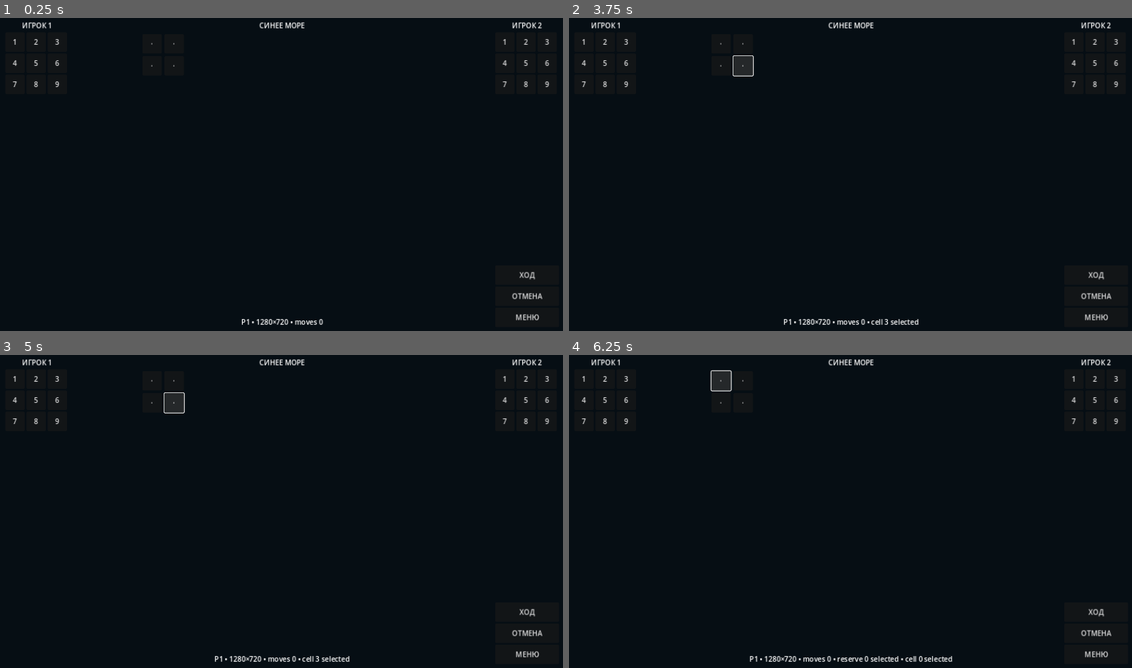
Above: before the commit, frames 1-4 (two rows, left to right).
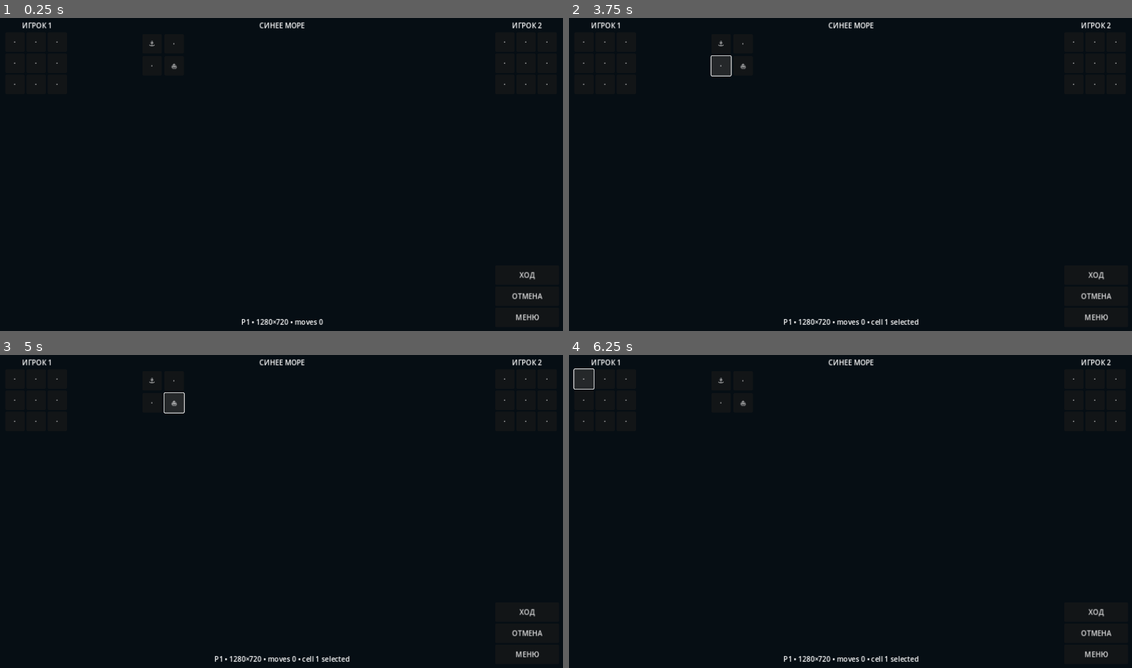
Above: after the commit, the same moments.

Repository: namelessdhamma/namelessdhamma.github.io
Game: Godot game, scene res://main.tscn
Same seed, same stepped clock (60 frames per second), same inputs: the game is played once before the commit and once after it.
Inputs (mouse positions are in pixels of both pictures, inside the frame that each line leads up to):
- Up to frame 1 (0.25 s): no input
- Up to frame 2 (3.75 s): click "·" at 0.5 s; click "·" (after the commit: "⚓") at 1.25 s; click "·" at 2 s; click "·" at 2.75 s; click "·" at 3.5 s
- Up to frame 3 (5 s): click "·" (after the commit: "⛵") at 4.25 s
- Up to frame 4 (6.25 s): click (585, 380) at 5 s, where only the run before the commit has a clickable "1"; click "·" at 5.75 s

The runs differ from the first frame. In frame 1, 0.2% of the frame differs, in the area x 2-98%, y 6-23%; in frame 2, 0.3%; in frame 3, 0.2%; in frame 4, 0.7%, in the area x 0-98%, y 4-99%.
Error after the commit: Invalid access to property or key 'pressed' on a base object of type 'null instance'. (res://scripts/main.gd:16)

Commit message:
Blue Sea: expand bootstrap gameplay board to canonical 3x3

Diff:
--- a/sinee-more-godot/scripts/main.gd
+++ b/sinee-more-godot/scripts/main.gd
@@ -1,11 +1,11 @@
 extends Control
 
-const CELL_NAMES: Array[String] = ["Cell00", "Cell01", "Cell10", "Cell11"]
+const CELL_NAMES: Array[String] = ["Cell00", "Cell01", "Cell02", "Cell10", "Cell11", "Cell12", "Cell20", "Cell21", "Cell22"]
 var selected_cell := -1
 var selected_reserve := -1
 var turn := 1
 var moves := 0
-var board_occupancy: Array[int] = [0, 0, 0, 0]
+var board_occupancy: Array[int] = [0, 0, 0, 0, 0, 0, 0, 0, 0]
 var reserve_available: Array[Array] = [[true,true,true,true,true,true,true,true,true],[true,true,true,true,true,true,true,true,true]]
 
 func _ready() -> void:
@@ -171,7 +171,7 @@
 	_on_reserve_pressed(1, 0)
 	_on_cell_pressed(0)
 	_on_primary()
-	assert(board_occupancy == [1, 0, 0, 0])
+	assert(board_occupancy == [1, 0, 0, 0, 0, 0, 0, 0, 0])
 	assert(reserve_available[0][0] == false)
 	assert(turn == 2 and moves == 1)
 	var cell0 := get_node("SafeArea/Landscape/Center/BoardAspect/Board/Cell00") as Button
@@ -183,14 +183,14 @@
 	_on_reserve_pressed(2, 0)
 	_on_cell_pressed(0)
 	_on_primary()
-	assert(board_occupancy == [1, 0, 0, 0])
+	assert(board_occupancy == [1, 0, 0, 0, 0, 0, 0, 0, 0])
 	assert(reserve_available[1][0] == true)
 	assert(turn == 2 and moves == 1)
 
 	# Recovery after rejection: choose free cell and commit the still-selected P2 piece.
 	_on_cell_pressed(1)
 	_on_primary()
-	assert(board_occupancy == [1, 2, 0, 0])
+	assert(board_occupancy == [1, 2, 0, 0, 0, 0, 0, 0, 0])
 	assert(reserve_available[1][0] == false)
 	assert(turn == 1 and moves == 2)
 	print("BLUE_SEA_INTERACTION_SMOKE_PASS board=", board_occupancy, " turn=", turn, " moves=", moves)
